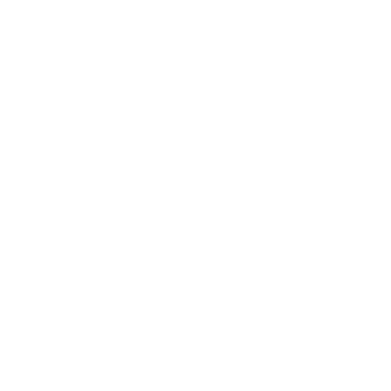
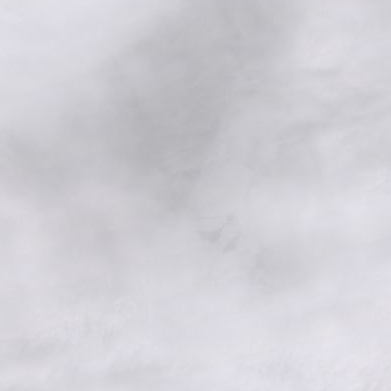
Before/after of a 391x391 layered artwork. What changed in the layer stack:
added layer "241_chukchi-east_siberian_sea_100km_20200330.terra.truecolor.250m" above "Background" over left=0, top=0, right=391, bottom=391
